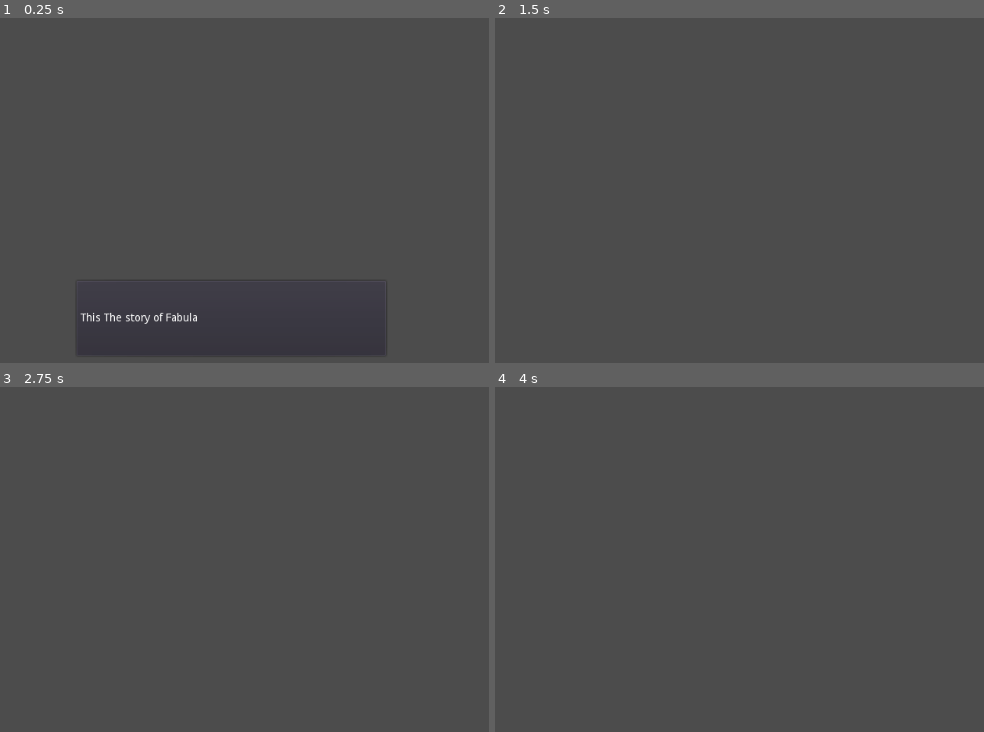
Above: before the commit, frames 1-4 (two rows, left to right).
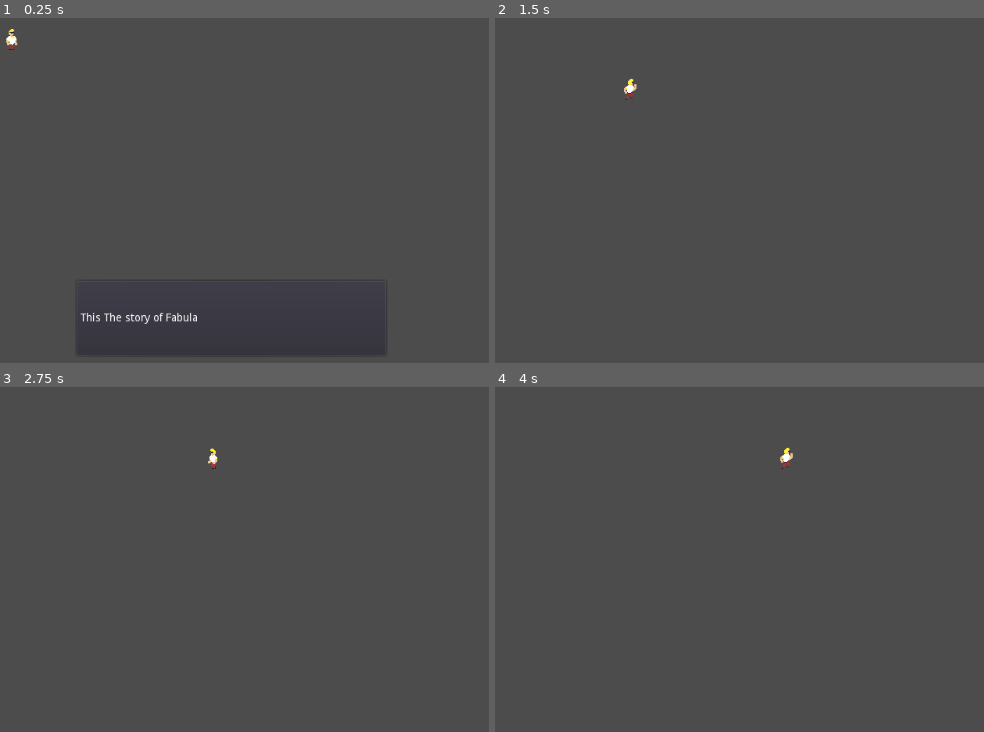
Above: after the commit, the same moments.

Repository: T4g1/gd-wildjam18
Game: Godot game, scene res://levels/LevelApartment.tscn
The game is run twice, just before and just after one commit, with the same random seed, the same clock (stepped at 60 frames per second) and the same inputs. Before the commit the project has no main scene; this scene is started directly in both runs.
Inputs:
- Up to frame 1 (0.25 s): no input
- Up to frame 2 (1.5 s): tap Enter (ui_accept) at 0.5, 0.77 s; hold Right (ui_right) from 0.53 s (still down)
- Up to frame 3 (2.75 s): tap Enter (ui_accept) at 1.52, 2 s; release Right (ui_right) at 2.03 s; hold Left (ui_left) from 2.03 s (still down)
- Up to frame 4 (4 s): tap Enter (ui_accept) at 2.75, 3.02, 3.5, 3.77 s; release Left (ui_left) at 2.78 s; hold Right (ui_right) from 2.78 s (still down)

The runs differ from the first frame. In frame 1, less than 0.1% of the frame differs, in the area x 1-4%, y 3-10%; in frame 2, less than 0.1%; in frame 3, less than 0.1%; in frame 4, less than 0.1%.

Commit message:
[add] Animations

Diff:
--- /dev/null
+++ b/assets/player_spriteframes.tres
@@ -0,0 +1,40 @@
+[gd_resource type="SpriteFrames" load_steps=8 format=2]
+
+[ext_resource path="res://assets/images/Player-Sheet.png" type="Texture" id=1]
+
+[sub_resource type="AtlasTexture" id=1]
+atlas = ExtResource( 1 )
+region = Rect2( 0, 0, 16, 28 )
+
+[sub_resource type="AtlasTexture" id=2]
+atlas = ExtResource( 1 )
+region = Rect2( 16, 0, 16, 28 )
+
+[sub_resource type="AtlasTexture" id=3]
+atlas = ExtResource( 1 )
+region = Rect2( 0, 28, 16, 28 )
+
+[sub_resource type="AtlasTexture" id=4]
+atlas = ExtResource( 1 )
+region = Rect2( 16, 28, 16, 28 )
+
+[sub_resource type="AtlasTexture" id=5]
+atlas = ExtResource( 1 )
+region = Rect2( 32, 28, 16, 28 )
+
+[sub_resource type="AtlasTexture" id=6]
+atlas = ExtResource( 1 )
+region = Rect2( 48, 28, 16, 28 )
+
+[resource]
+animations = [ {
+"frames": [ SubResource( 1 ), SubResource( 2 ) ],
+"loop": true,
+"name": "idle",
+"speed": 2.0
+}, {
+"frames": [ SubResource( 3 ), SubResource( 4 ), SubResource( 5 ), SubResource( 6 ) ],
+"loop": true,
+"name": "run",
+"speed": 5.0
+} ]
--- a/levels/LevelApartment.tscn
+++ b/levels/LevelApartment.tscn
@@ -1,10 +1,14 @@
-[gd_scene load_steps=6 format=2]
+[gd_scene load_steps=8 format=2]
 
 [ext_resource path="res://sources/level/Level.tscn" type="PackedScene" id=1]
 [ext_resource path="res://sources/dialog/DialogLine.tscn" type="PackedScene" id=2]
 [ext_resource path="res://sources/dialog/Dialog.tscn" type="PackedScene" id=3]
 [ext_resource path="res://sources/dialog/SpeechBubble.tscn" type="PackedScene" id=4]
 [ext_resource path="res://levels/LevelApartment.gd" type="Script" id=5]
+[ext_resource path="res://sources/player/Player.tscn" type="PackedScene" id=6]
+
+[sub_resource type="RectangleShape2D" id=1]
+extents = Vector2( 945.631, 10 )
 
 [node name="LevelApartment" instance=ExtResource( 1 )]
 script = ExtResource( 5 )
@@ -23,3 +27,18 @@
 margin_top = 466.823
 margin_right = 315.034
 margin_bottom = 466.823
+
+[node name="Player" parent="." index="2" instance=ExtResource( 6 )]
+position = Vector2( 233.684, 152.632 )
+max_speed = 200.0
+jump_force = 10.0
+jump_duration = 0.2
+run_force = 10.0
+stop_force = 300.0
+
+[node name="RigidBody2D" type="RigidBody2D" parent="." index="3"]
+mode = 1
+
+[node name="CollisionShape2D" type="CollisionShape2D" parent="RigidBody2D" index="0"]
+position = Vector2( 380, 247.368 )
+shape = SubResource( 1 )
--- a/project.godot
+++ b/project.godot
@@ -57,14 +57,18 @@
 [application]
 
 config/name="gd-wildjam18"
+run/main_scene="res://levels/LevelApartment.tscn"
 config/icon="res://icon.png"
 
 [layer_names]
 
-2d_physics/layer_1="Platform"
-2d_physics/layer_2="Obstacle"
-2d_physics/layer_3="Wall"
-2d_physics/layer_11="Player"
+2d_physics/layer_1="player"
+2d_physics/layer_2="interactable"
+2d_physics/layer_3="obstacle"
+
+[physics]
+
+2d/default_gravity=200
 
 [rendering]
 
--- a/sources/player/Player.gd
+++ b/sources/player/Player.gd
@@ -1,75 +1,90 @@
+"""
+Handles player logic
+"""
 extends KinematicBody2D
-
-
 class_name Player
 
-signal death
-
-export(float) var Gravity = 500
-export(float) var  RunMaxSpeed = 500
-export(float) var  JumpSpeed = 200
-export(float) var JumpMaxDuration = 0.5
-export(float) var  RunForce = 1000
-export(float) var StopForce = 1000
+export (float) var max_speed = 200
+export (float) var jump_force = 10
+export (float) var jump_duration = 0.3
+export (float) var run_force = 10
+export (float) var stop_force = 300
 
 var velocity: Vector2 = Vector2()
 var jumping: bool = false
-var on_air_time: float = 0
-
-func _ready():
-	pass
+var air_time: float = 0
+var gravity
 
 
-#func _process(delta):
-#	pass
+func _ready() -> void:
+	gravity = ProjectSettings.get_setting("physics/2d/default_gravity")
 
-func _physics_process(delta):
-	var force = Vector2(0, Gravity)
 
-	var walk = Input.get_action_strength("ui_right") - Input.get_action_strength("ui_left")
-	var jump = Input.is_action_pressed("ui_up")
+func _physics_process(delta) -> void:
+	"""
+	Handles player movements
+	"""
 
-	# while jumping, player can't change direction. Can be update later
-	if not jumping:
-		force.x = update_horizontal_force(walk, delta)
+	if jumping:
+		air_time += delta
 
-	velocity += force * delta
+	var movement = Vector2(0, 0)
+
+	# Walking
+	if Input.is_action_pressed("ui_left"):
+		movement.x -= 1
+	if Input.is_action_pressed("ui_right"):
+		movement.x += 1
+
+	# Jumping
+	if Input.is_action_pressed("ui_up"):
+		var falling = velocity.y > 0
+
+		# Jumps begin
+		if is_on_floor():
+			jumping = true
+			movement.y -= 1
+
+		# Can not jump while falling
+		elif falling:
+			jumping = false
+
+		# Going further up while jumping
+		elif jumping and air_time < jump_duration:
+			movement.y -= 1
+	else:
+		jumping = false
+		air_time = 0
+
+	# Natural forces
+	velocity += Vector2(0, gravity) * delta
+
+	# Player input
+	velocity += movement * Vector2(run_force, jump_force)
+
+	velocity.x = clamp(velocity.x, -max_speed, max_speed)
+	velocity.y = clamp(velocity.y, -max_speed, max_speed)
+
+	# Apply friction when player stop moving to come to a stop
+	if movement.x == 0:
+		var friction = sign(velocity.x) * stop_force * delta
+		if abs(friction) <= abs(velocity.x):
+			velocity.x -= friction
+		else:
+			velocity.x = 0
+
 	velocity = move_and_slide(velocity, Vector2.UP)
 
-	try_to_jump(jump, delta)
-	on_air_time += delta
+	update_animation()
 
 
-func update_horizontal_force(walk, delta):
-	var horizontal_force = 0
+func update_animation() -> void:
+	"""
+	Update player animation based on velocity
+	"""
+	if velocity.x != 0:
+		$Sprite.play("run")
 
-	if abs(velocity.x) < RunMaxSpeed:
-		horizontal_force += RunForce * walk
-
-	if abs(walk) < 0.5:
-		# slide player before stop
-		var vsign = sign(velocity.x)
-		var vlen = abs(velocity.x)
-
-		vlen -= StopForce * delta
-		if vlen < 0:
-			vlen = 0
-
-		velocity.x = vlen * vsign
-
-	return horizontal_force
-
-func try_to_jump(jump, delta):
-	var falling = false
-
-	if is_on_floor():
-		on_air_time = 0
-		jumping = false
-
-	if jumping and velocity.y > 0:
-		# If falling, no longer jumping.
-		falling = true
-
-	if on_air_time < JumpMaxDuration and jump and not falling:
-		velocity.y = -JumpSpeed
-		jumping = true
+		$Sprite.flip_h = velocity.x < 0
+	else:
+		$Sprite.play("idle")
--- a/sources/player/Player.tscn
+++ b/sources/player/Player.tscn
@@ -1,22 +1,26 @@
 [gd_scene load_steps=4 format=2]
 
-[ext_resource path="res://icon.png" type="Texture" id=1]
+[ext_resource path="res://assets/player_spriteframes.tres" type="SpriteFrames" id=1]
 [ext_resource path="res://sources/player/Player.gd" type="Script" id=2]
 
 [sub_resource type="RectangleShape2D" id=1]
-extents = Vector2( 31, 31 )
+extents = Vector2( 5.62455, 12.5059 )
 
 [node name="Player" type="KinematicBody2D"]
-collision_layer = 1024
-collision_mask = 7
+collision_mask = 4
 script = ExtResource( 2 )
 
 [node name="PlayerShape" type="CollisionShape2D" parent="."]
-position = Vector2( 150, 97 )
+position = Vector2( -0.500687, 1.50206 )
 shape = SubResource( 1 )
 
-[node name="Sprite" type="Sprite" parent="."]
-position = Vector2( 150, 97 )
-texture = ExtResource( 1 )
+[node name="Sprite" type="AnimatedSprite" parent="."]
+frames = ExtResource( 1 )
+animation = "idle"
+frame = 1
+playing = true
+__meta__ = {
+"_edit_lock_": true
+}
 
 [node name="AnimationPlayer" type="AnimationPlayer" parent="."]
Binary file added: assets/images/Player-Sheet.png
Not shown, added: assets/images/Player-Sheet.png.import
